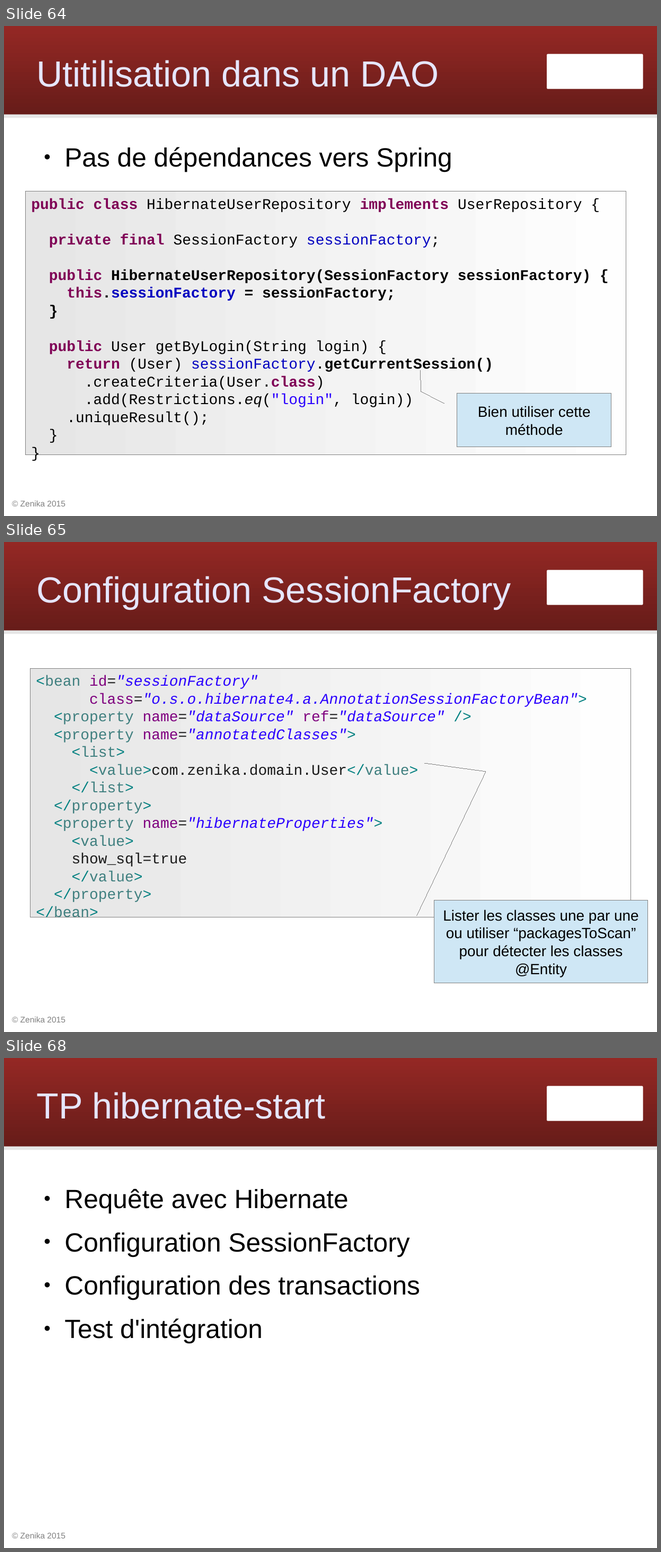
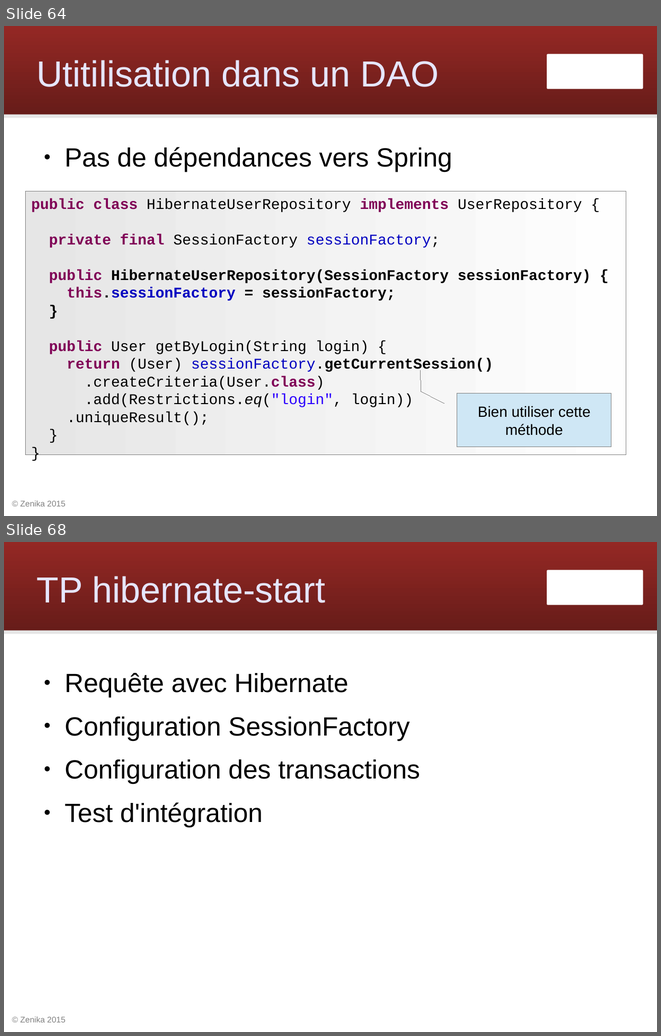
Before and after one commit to Zenika/workshop-spring-core, a slide deck: spring-workshop.odp. Shown one above the other, each under a label of ours: slides 64, 65 and 68 before the commit, slides 64 and 68 after it; the slides between them are not shown. The pictures are 661x1552 and 661x1036 pixels, drawn with LibreOffice and Linux fonts; fonts in the diff are those of the drawing; background and template pictures are left out. Boxes give left, top, right and bottom in pixels: in the first picture for what was removed or moved away, otherwise in the second. Text is boxed around its words. In the diff, an @@ line names an element or a change of style, - is before the commit and + after.

Commit message:
Utiliser Java config pour transaction et hibernate

```diff
--- a/spring-workshop.odp
+++ b/spring-workshop.odp
@@ slide 65 removed at [4,542,657,1032], background #FFFFFF; not listed: 4 template elements that a slide beside it also shows @@
@@ title removed at [37,576,511,609] @@
-Configuration SessionFactory
@@ rectangle removed at [30,668,631,917] @@
-<bean id="sessionFactory"
-class="o.s.o.hibernate4.a.AnnotationSessionFactoryBean">
-<property name="dataSource" ref="dataSource" />
-<property name="annotatedClasses">
-<list>
-<value>com.zenika.domain.User</value>
-</list>
-</property>
-<property name="hibernateProperties">
-<value>
-show_sql=true
-</value>
-</property>
-</bean>
@@ border callout removed at [435,900,648,983] @@
-Lister les classes une par une ou utiliser “packagesToScan” pour détecter les classes @Entity
```
Also in this commit, not shown: 5 slides changed, 1 slide added, 24 other files.
